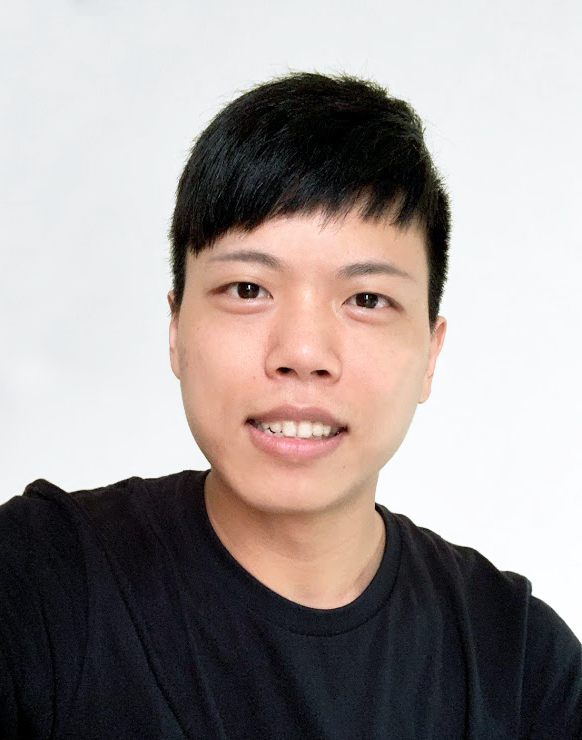
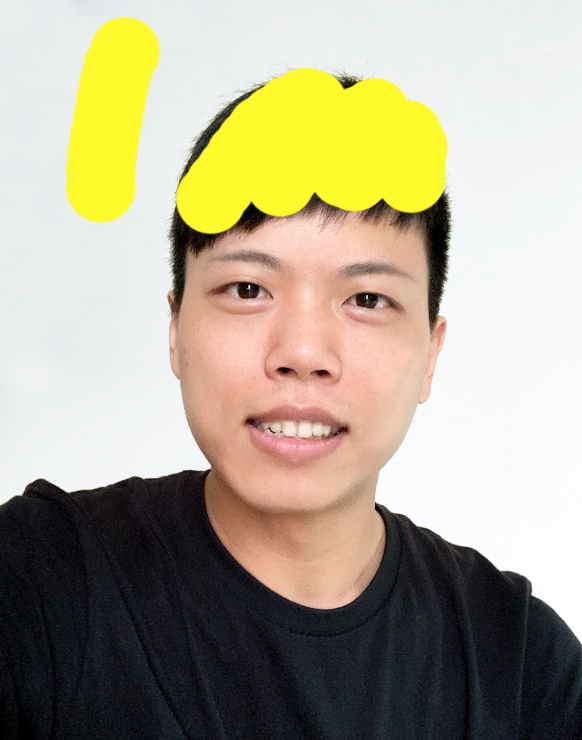
Comparing the layer stacks of the two 582×740 images. Changes:
painted on "圖層 2" over (x1=65, y1=16, x2=449, y2=235)
